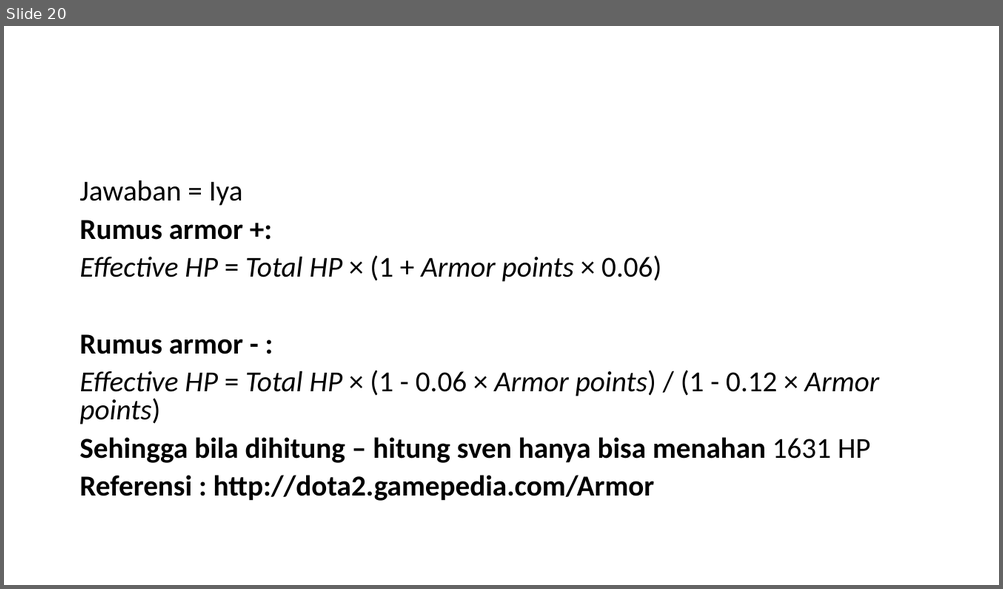
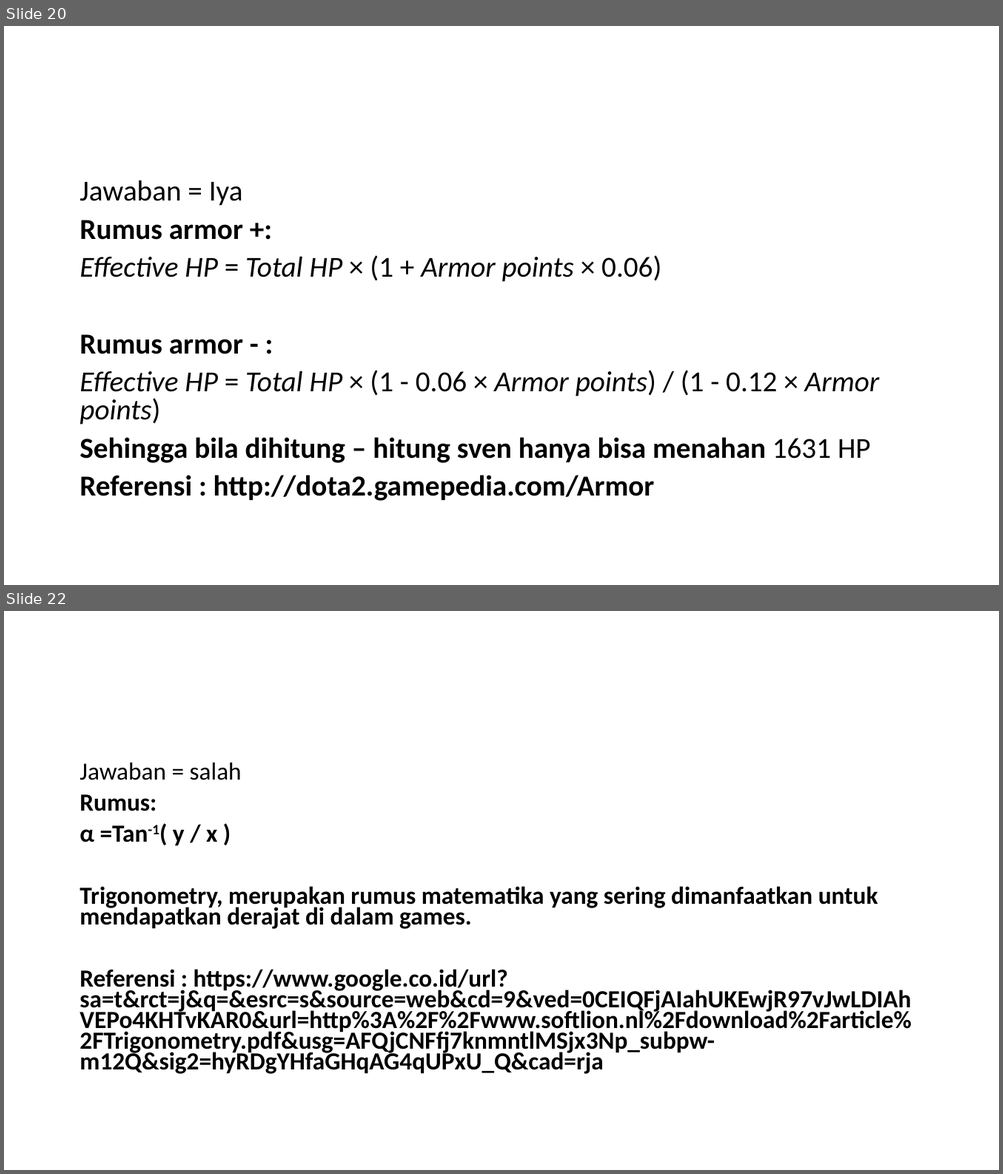
Before and after one commit to alfredhandoko/Tugas1PopinGameskoAG, a slide deck: Tugas.pptx. Shown one above the other, each under a label of ours: slide 20 before the commit, slides 20 and 22 after it; the slides between them are not shown. The pictures are 1003x589 and 1003x1174 pixels, drawn with LibreOffice and Linux fonts; fonts in the diff are those of the drawing. Boxes give left, top, right and bottom in pixels: in the first picture for what was removed or moved away, otherwise in the second. Text is boxed around its words. In the diff, an @@ line names an element or a change of style, - is before the commit and + after.

```diff
--- a/Tugas.pptx
+++ b/Tugas.pptx
@@ slide 22 added at [4, 611, 999, 1170], background #FFFFFF @@
@@ text added at [79, 763, 910, 1074], 23.8 pt, text #000000, bold @@
+Jawaban = salah
+Rumus:
+α =Tan-1( y / x )
+Trigonometry, merupakan rumus matematika yang sering dimanfaatkan untuk mendapatkan derajat di dalam games.
+Referensi : https://www.google.co.id/url?sa=t&rct=j&q=&esrc=s&source=web&cd=9&ved=0CEIQFjAIahUKEwjR97vJwLDIAhVEPo4KHTvKAR0&url=http%3A%2F%2Fwww.softlion.nl%2Fdownload%2Farticle%2FTrigonometry.pdf&usg=AFQjCNFfj7knmntlMSjx3Np_subpw-m12Q&sig2=hyRDgYHfaGHqAG4qUPxU_Q&cad=rja
```
Also in this commit, not shown: 1 slide changed, 2 other slides added.
